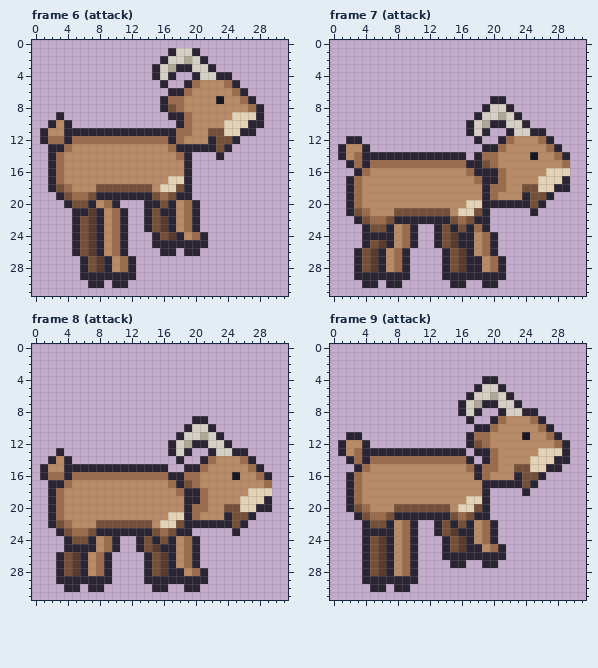
Pixel-art file, stored at Assets/Sprites/Animals/goat.aseprite. The first picture shows the starting point.
32x32 pixels, 11 frames. Shown: frame 6 (attack), frame 7 (attack), frame 8 (attack), frame 9 (attack). The old version is drawn lined up with the new one. The commit also changed other frames, which this record leaves out.
The same view after the edit:
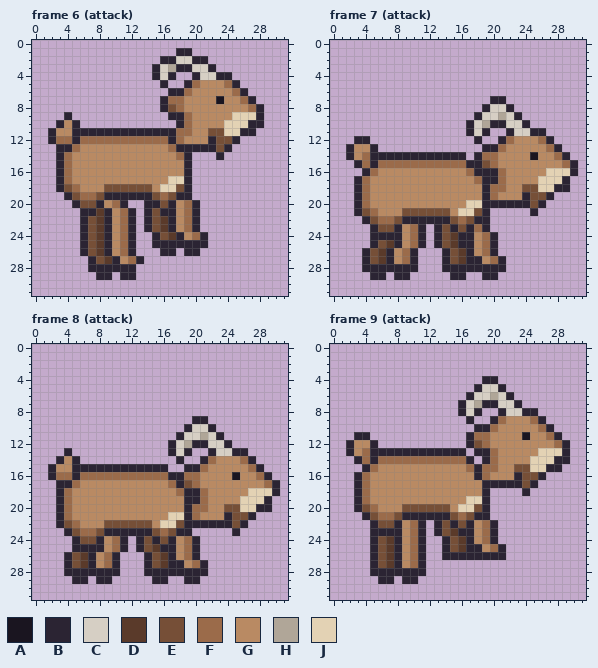
Palette (. is transparent): A #1a1520  B #2b2433  C #d6cfc4  D #5a3a2a  E #764f37  F #9b6b4a  G #b98a63  H #b0a698  J #e3d2b4
The edit:
whole drawing moved by -2,+1 (the old picture is shown already moved)
Frame 6 (attack):
y 1: x 17..20 BCCB -> .BB.
y 2: x 17 C -> B; x 19..20 HC -> CB
y 9: x 3..4 B. -> .B
y 10: x 2..5 BGB. -> .BGB
y 11: x 1..2 BG -> .B; x 4 B -> G
y 12: x 1..2 BF -> .B; x 4..5 BF -> FB
y 13: x 2 B -> .; x 4..5 FG -> BF
y 14..17: x 2..4 BFG -> .BF
y 18: x 2..5 BEFG -> .BEF; x 8 E -> G
y 19: x 3..5 BEF -> .BE; x 7..8 EB -> FE
y 20: x 4..5 BE -> .B; x 7..11 BGFB. -> EBGFB
y 21: x 5 B -> .; x 7..12 DBGFB. -> BDBGFB
y 22..26: x 5..12 BEDBGFB. -> .BEDBGFB
y 27: x 6..13 BEDBGFB. -> .BEDBGFB
y 28: x 6..8 BED -> .BB; x 10..11 GF -> BB
y 29: x 6..7 BB -> ..; x 10 B -> .
y 30: x 7..8 BB -> ..; x 10..11 BB -> ..
Frame 7 (attack):
y 12: x 2 B -> .; x 4 . -> B
y 13: x 1..2 BG -> .B; x 4..5 B. -> GB
y 14: x 1..4 BGFB -> .BGF
y 15: x 2..5 BFBF -> .BFB; x 30 . -> B
y 16: x 3..5 BFG -> .BF; x 30 . -> B
y 17..20: x 2..4 BFG -> .BF
y 21: x 2..5 BEFG -> .BEF; x 8 E -> G
y 22: x 3..5 BEF -> .BE; x 7..8 EB -> FE
y 23: x 4..5 BE -> .B; x 7..11 BGFB. -> EBGFB
y 24: x 4 B -> .; x 8..11 GFB. -> BGFB
y 25: x 4..11 BEDBGFB. -> .BEDBGFB
y 26..27: x 3..10 BEDBGFB. -> .BEDBGFB
y 28: x 3..5 BED -> .BB; x 7..8 GF -> BB; x 10 . -> B; x 15..16 ED -> BB; x 19..20 GF -> BB
y 29: x 3..4 BB -> ..; x 7 B -> .; x 14 B -> .; x 17..18 BB -> ..; x 21 B -> .
y 30: x 4..5 BB -> ..; x 7..8 BB -> ..; x 15..16 BB -> ..; x 19..20 BB -> ..
Frame 8 (attack):
y 13: x 3..4 B. -> .B
y 14: x 2..5 BGB. -> .BGB
y 15: x 1..2 BG -> .B; x 4 B -> G
y 16: x 1..2 BF -> .B; x 4..5 BF -> FB
y 17: x 2 B -> .; x 4..5 FG -> BF; x 30 . -> B
y 18: x 2..4 BFG -> .BF; x 30 . -> B
y 19..21: x 2..4 BFG -> .BF
y 22: x 2..5 BEFG -> .BEF; x 8 E -> G
y 23: x 3..5 BEF -> .BE; x 7..8 EB -> FE
y 24: x 4..5 BE -> .B; x 7..11 BGFB. -> EBGFB
y 25: x 4 B -> .; x 8..11 GFB. -> BGFB
y 26: x 3..10 BEDBGFB. -> .BEDBGFB
y 27: x 3..10 BEDBGFB. -> .BEDBGFB; x 18..21 GFB. -> BGFB
y 28: x 3..5 BED -> .BB; x 7..8 GF -> BB; x 10 . -> B; x 15..16 ED -> BB; x 19..20 GF -> BB
y 29: x 3..4 BB -> ..; x 7 B -> .; x 14 B -> .; x 17..18 BB -> ..; x 21 B -> .
y 30: x 4..5 BB -> ..; x 7..8 BB -> ..; x 15..16 BB -> ..; x 19..20 BB -> ..
Frame 9 (attack):
y 11: x 2 B -> .; x 4 . -> B
y 12: x 1..2 BG -> .B; x 4..5 B. -> GB
y 13: x 1..4 BGFB -> .BGF
y 14: x 2..5 BFBF -> .BFB
y 15: x 3..5 BFG -> .BF
y 16..19: x 2..4 BFG -> .BF
y 20: x 2..5 BEFG -> .BEF; x 8 E -> G
y 21: x 3..5 BEF -> .BE; x 7..8 EB -> FE
y 22: x 4..5 BE -> .B; x 7..11 BGFB. -> EBGFB
y 23: x 4 B -> .; x 8..11 GFB. -> BGFB
y 24..26: x 4..11 BEDBGFB. -> .BEDBGFB
y 27: x 4..11 BEDBGFB. -> .BEDBGFB; x 15..16 BB -> ..; x 19..20 BB -> ..
y 28: x 4..6 BED -> .BB; x 8..9 GF -> BB; x 11 . -> B
y 29: x 4..5 BB -> ..; x 8 B -> .
y 30: x 5..6 BB -> ..; x 8..9 BB -> ..
Boxes around the changes in both pictures, in picture pixels (x1, y1, x2, y2):
changed: (168, 48, 200, 64)
changed: (40, 112, 144, 288)
changed: (338, 136, 506, 288)
added: (570, 160, 578, 176)
changed: (40, 448, 208, 592)
added: (272, 480, 280, 496)
changed: (338, 432, 426, 592)
erased: (450, 560, 498, 568)
